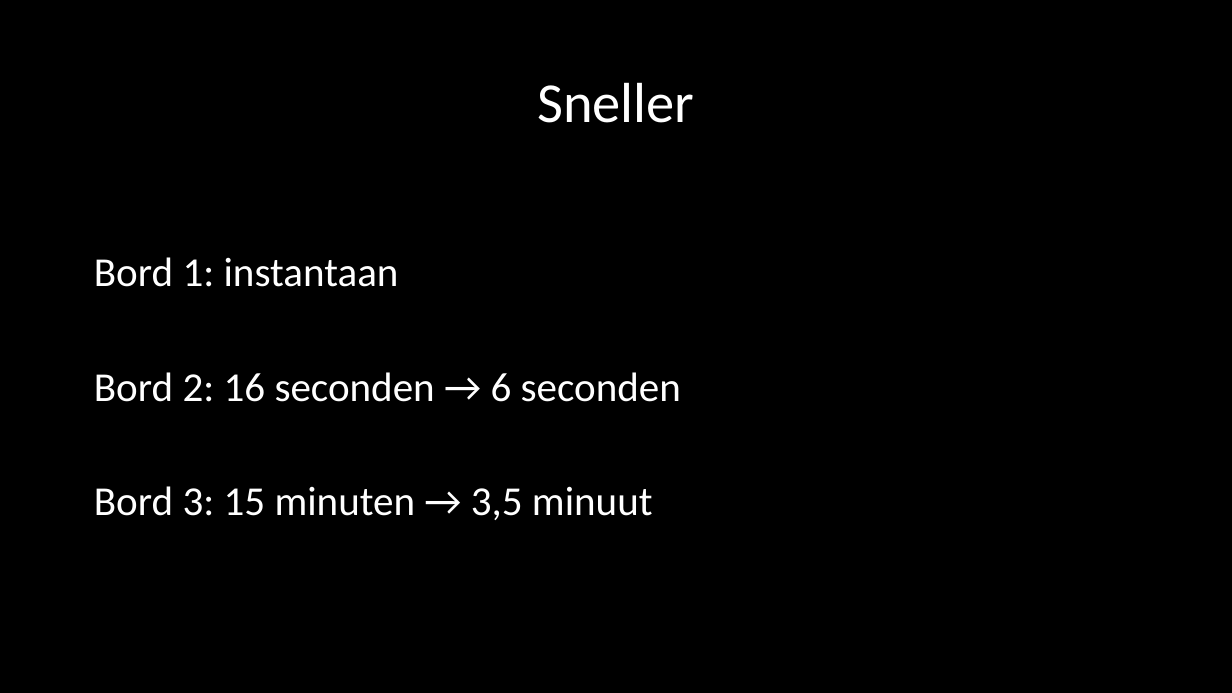
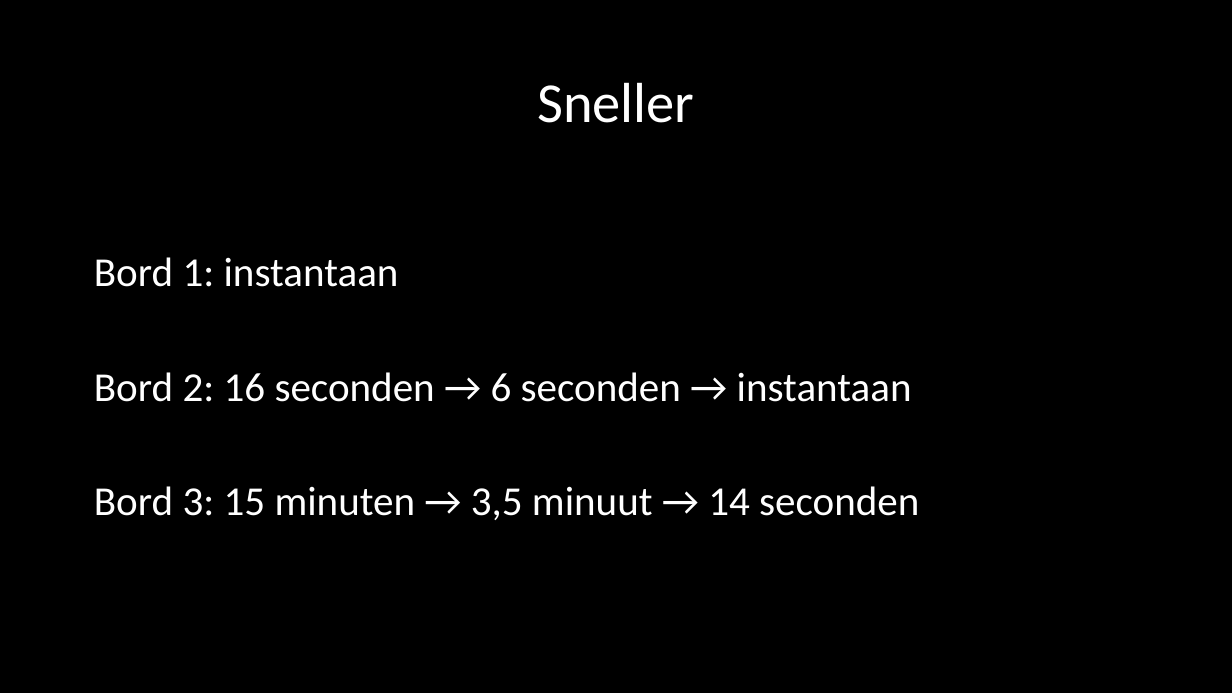
Before and after one commit to Kriandir/Inteamiderend, a slide deck: slide 15 of Presentatie3.pptx (slide 14 before the commit). Drawn at 1232x693 pixels with LibreOffice and Linux fonts; fonts in the diff are those of the drawing. Boxes give left, top, right and bottom in pixels: in the first picture for what was removed or moved away, otherwise in the second. Text is boxed around its words. In the diff, an @@ line names an element or a change of style, - is before the commit and + after.

```diff
--- a/Presentatie3.pptx
+++ b/Presentatie3.pptx
@@ text at <box>94,372,919,520</box>: text changed @@
-Bord 2: 16 seconden → 6 seconden
-Bord 3: 15 minuten → 3,5 minuut
+Bord 2: 16 seconden → 6 seconden → instantaan
+Bord 3: 15 minuten → 3,5 minuut → 14 seconden
```
Also in this commit, not shown: 7 other slides changed, 6 slides added, 1 slide removed, 3 other files.
